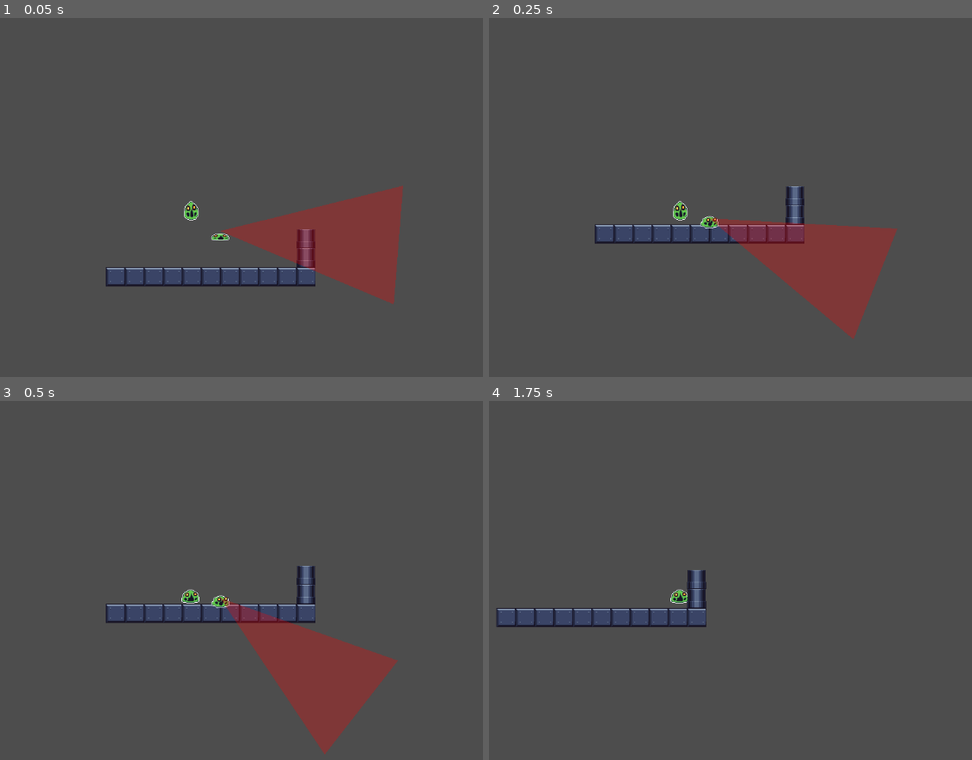
Above: before the commit, frames 1-4 (two rows, left to right).
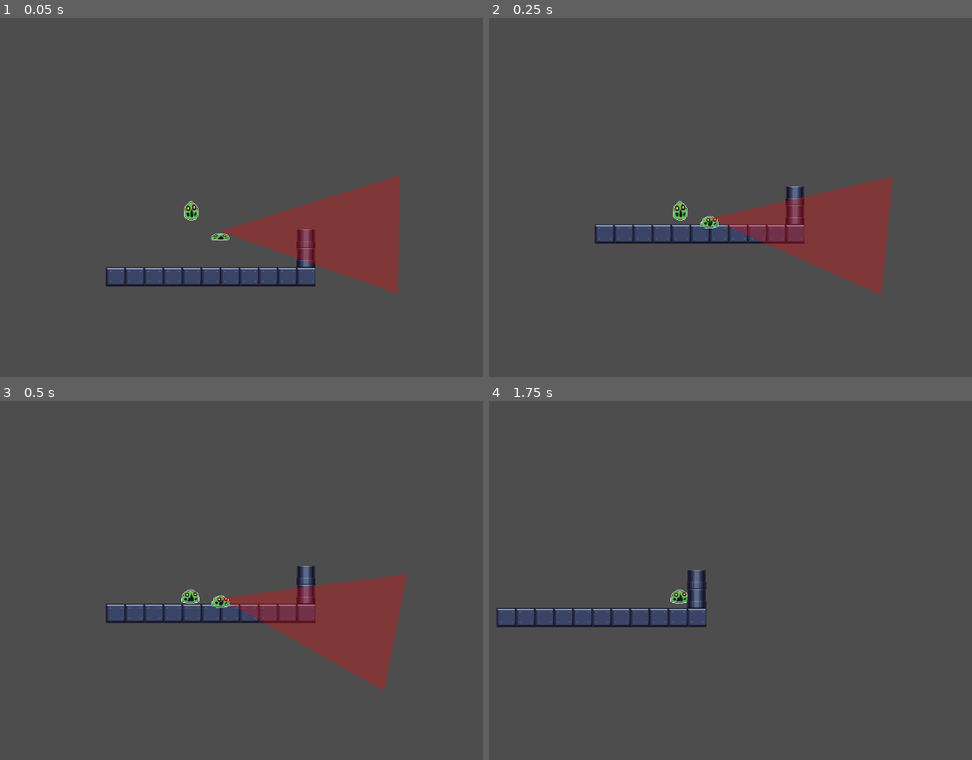
Above: after the commit, the same moments.

Repository: LordEnigma1/gameJam36LockIn
Game: Godot game, scene res://Scenes/main.tscn
Two runs of this game, one before a commit and one after it. Both use one fixed random seed, a clock stepped at 60 frames per second and the inputs below.
Inputs:
- Up to frame 1 (0.05 s): no input
- Up to frame 2 (0.25 s): no input
- Up to frame 3 (0.5 s): no input
- Up to frame 4 (1.75 s): hold Right (right) from 0.53 s (still down); tap E (possess) at 0.6, 1.55 s; tap Space (jump) at 0.77, 1.52 s; tap Shift (dash) at 1.35 s

The runs differ from the first frame. In frame 1, 1.3% of the frame differs, in the area x 46-84%, y 43-80%; in frame 2, 5.5%; in frame 3, 8.9%, in the area x 45-85%, y 48-99%; in frame 4, nothing differs.

Commit message:
Fixed timer display

Diff:
--- a/game-jam-entry-lock-in/Scenes/main.tscn
+++ b/game-jam-entry-lock-in/Scenes/main.tscn
@@ -322,6 +322,8 @@
 sources/0 = SubResource("TileSetAtlasSource_8gbba")
 
 [node name="main" type="Node2D" unique_id=296852109]
+metadata/_edit_horizontal_guides_ = [322.0]
+metadata/_edit_vertical_guides_ = [527.0]
 
 [node name="player" parent="." unique_id=1722511285 instance=ExtResource("1_jjgbg")]
 position = Vector2(-50, -2)
@@ -344,19 +346,28 @@
 grow_vertical = 2
 metadata/_edit_use_anchors_ = true
 
+[node name="statusLabel" type="Label" parent="CanvasLayer/Control" unique_id=2039899363]
+layout_mode = 1
+anchors_preset = -1
+anchor_left = 0.37543404
+anchor_right = 0.37890625
+anchor_bottom = 0.14197531
+offset_right = -3.0
+offset_bottom = -69.0
+grow_horizontal = 2
+scale = Vector2(4, 4)
+metadata/_edit_use_anchors_ = true
+
 [node name="caughtLabel" type="Label" parent="CanvasLayer/Control" unique_id=1834469414]
 layout_mode = 1
 anchors_preset = -1
-anchor_left = 0.4878472
-anchor_top = 0.19753087
-anchor_right = 0.5572917
-anchor_bottom = 0.2361111
-text = "DETECTED"
+anchor_left = 0.4340278
+anchor_top = 0.10185185
+anchor_right = 0.4375
+anchor_bottom = 0.24382716
+offset_left = 20.0
+offset_right = 17.0
+offset_bottom = -69.0
+grow_horizontal = 2
+scale = Vector2(4, 4)
 metadata/_edit_use_anchors_ = true
-
-[node name="statusLabel" type="Label" parent="CanvasLayer/Control" unique_id=2039899363]
-layout_mode = 0
-offset_left = 537.0
-offset_top = 103.0
-offset_right = 577.0
-offset_bottom = 126.0
--- a/game-jam-entry-lock-in/Scenes/police_npc.tscn
+++ b/game-jam-entry-lock-in/Scenes/police_npc.tscn
@@ -54,8 +54,7 @@
 
 [node name="VisionPivot" type="Node2D" parent="." unique_id=1630092012]
 script = ExtResource("3_6x6wt")
-scan_speed = null
-scan_angle = null
+scan_speed = 0.5
 
 [node name="Polygon2D" type="Polygon2D" parent="VisionPivot" unique_id=1423530396]
 color = Color(2.1300592, 0, 0, 0.28235295)
@@ -77,3 +76,4 @@
 [connection signal="timeout" from="dashTimer" to="." method="_on_dash_timer_timeout"]
 [connection signal="timeout" from="dashCooldown" to="." method="_on_dash_cooldown_timeout"]
 [connection signal="timeout" from="VisionPivot/caughtTime" to="VisionPivot" method="_on_caught_time_timeout"]
+[connection signal="timeout" from="VisionPivot/slowmoTime" to="VisionPivot" method="_on_slowmo_time_timeout"]
--- a/game-jam-entry-lock-in/Scenes/vision_pivot.gd
+++ b/game-jam-entry-lock-in/Scenes/vision_pivot.gd
@@ -4,12 +4,14 @@
 @onready var vision_polygon: Polygon2D = $Polygon2D
 @export var scan_speed: float = 2.0
 @export var scan_angle: float = 45.0
+
 # Scan variables
 var start_rotation: float
 var scan_time: float = 0.0
 var has_spotted_player: bool = false
+
 # Timer variables
-@onready var caught_label: Label = $"../../CanvasLayer/Control/caughtLabel"   # Timer countdown
+@onready var caught_label: Label = $"../../CanvasLayer/Control/caughtLabel"
 @onready var status_label: Label = $"../../CanvasLayer/Control/statusLabel"
 @onready var caught_timer: Timer = $caughtTime
 @onready var slowmo_timer: Timer = $slowmoTime
@@ -20,14 +22,21 @@
 
 
 func _ready() -> void:
+	slowmo_timer.wait_time = 0.3
 	start_rotation = rotation
 	var parent = get_parent()
 	if parent is PossessableCharacter:
 		parent_npc = parent
 		line_of_sight.add_exception(parent)
+
+	status_label.position = Vector2(432.5, 0)
+	caught_label.position = Vector2(520.0, 66.0)
 	caught_label.visible = false
 	status_label.visible = false
+	status_label.position = Vector2(432.5, 0)
+	caught_label.position = Vector2(520.0, 66.0)
 	slowmo_timer.process_mode = Node.PROCESS_MODE_ALWAYS
+
 
 func _physics_process(delta: float) -> void:
 	if parent_npc and parent_npc.is_possessed:
@@ -43,11 +52,13 @@
 
 	check_vision()
 
-	# Update countdown label every frame
 	if not caught_timer.is_stopped():
 		caught_label.text = "%.1f" % caught_timer.time_left
 
 func check_vision() -> void:
+	if has_spotted_player:
+		return
+
 	var bodies = vision_area.get_overlapping_bodies()
 
 	for body in bodies:
@@ -68,6 +79,8 @@
 				var thing_we_hit = line_of_sight.get_collider()
 
 				if thing_we_hit == body:
+					status_label.position = Vector2(432.5, 0)
+					caught_label.position = Vector2(520.0, 66.0)
 					caught_label.visible = true
 					status_label.visible = true
 					status_label.text = "DETECTED"
@@ -85,35 +98,46 @@
 func _reset_caught() -> void:
 	if not caught_timer.is_stopped():
 		caught_timer.stop()
+	if pulse_tween:
+		pulse_tween.kill()
+		pulse_tween = null
 	caught_label.visible = false
 	caught_label.text = ""
 	status_label.visible = false
 	status_label.text = ""
-	status_label.modulate = Color(1.0, 1.0, 1.0)
-	if pulse_tween:
-		pulse_tween.kill()
+	status_label.modulate = Color(1.0, 1.0, 1.0, 1.0)
+	status_label.position = Vector2(432.5, 0)
+	caught_label.position = Vector2(520.0, 66.0)
+	has_spotted_player = false
+
 
 func _start_pulse() -> void:
 	if pulse_tween:
 		pulse_tween.kill()
 	pulse_tween = create_tween()
 	pulse_tween.set_loops()
-	# Pulse both labels together
 	pulse_tween.tween_property(status_label, "modulate:a", 0.2, 0.2)
 	pulse_tween.tween_property(status_label, "modulate:a", 1.0, 0.2)
 
-func _on_caught_timer_timeout() -> void:
+# Caught functions
+func _on_caught_time_timeout():
+	has_spotted_player = true
 	if pulse_tween:
 		pulse_tween.kill()
-	# Timer label disappears, status switches to CAUGHT in red
+		pulse_tween = null
+
 	caught_label.visible = false
+	status_label.position = Vector2(430.0,66.0)
 	status_label.text = "CAUGHT"
-	status_label.modulate = Color(1.0, 0.0, 0.0)
-	status_label.modulate.a = 1.0  # Make sure fully visible
+	status_label.modulate = Color(1.0, 0.0, 0.0, 1.0)
 	status_label.visible = true
+	pulse_tween = create_tween()
+	pulse_tween.set_loops()
+	pulse_tween.tween_property(status_label, "modulate:a", 0.2, 0.2)
+	pulse_tween.tween_property(status_label, "modulate:a", 1.0, 0.2)
 	Engine.time_scale = 0.15
 	slowmo_timer.start()
 
 func _on_slowmo_time_timeout() -> void:
 	Engine.time_scale = 1.0
-	get_tree().change_scene_to_packed(main_scene)
+	get_tree().reload_current_scene()
